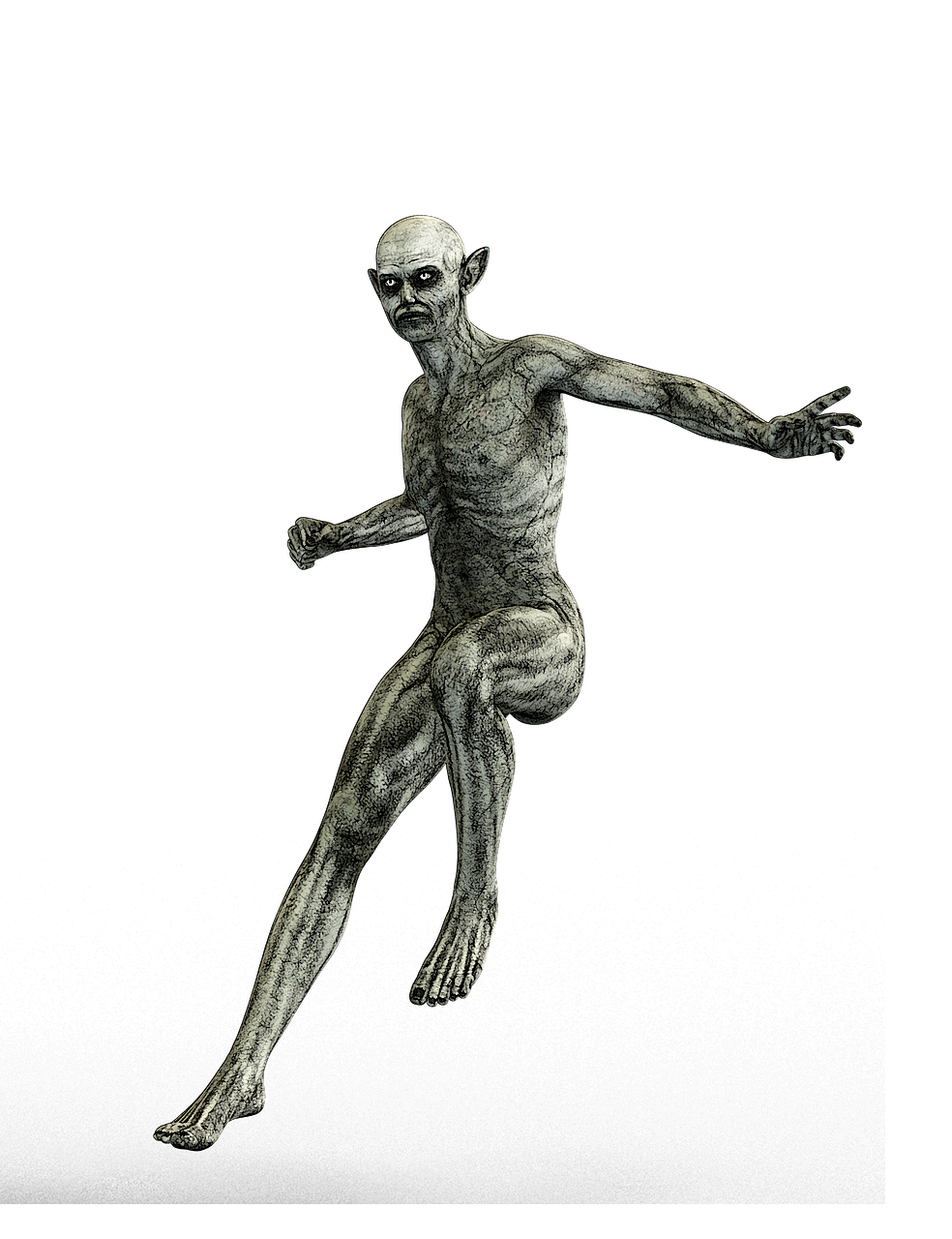
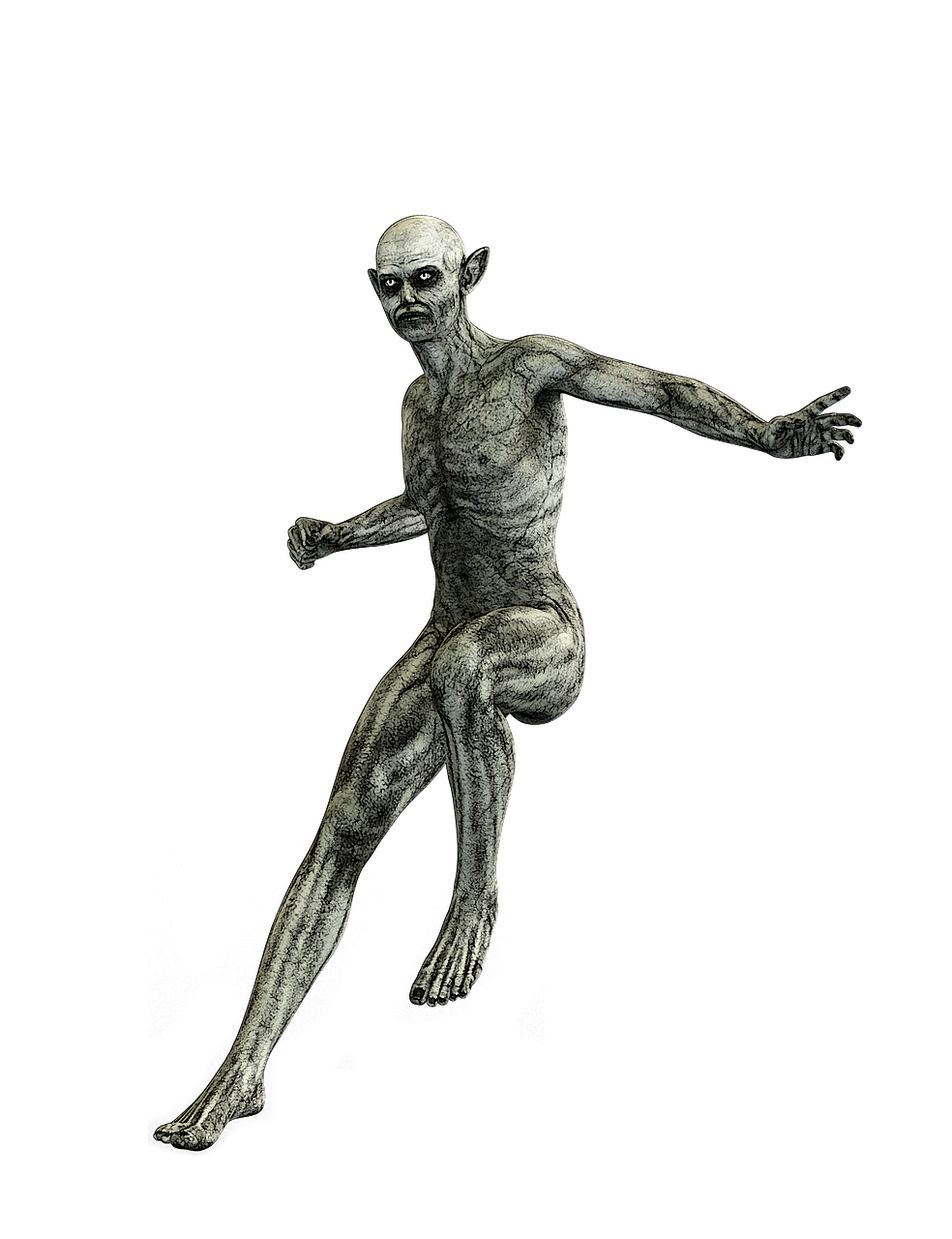
Layer changes from the first 952px x 1239px image to the second:
painted on "color v1" over bbox(0, 784, 886, 1204)
